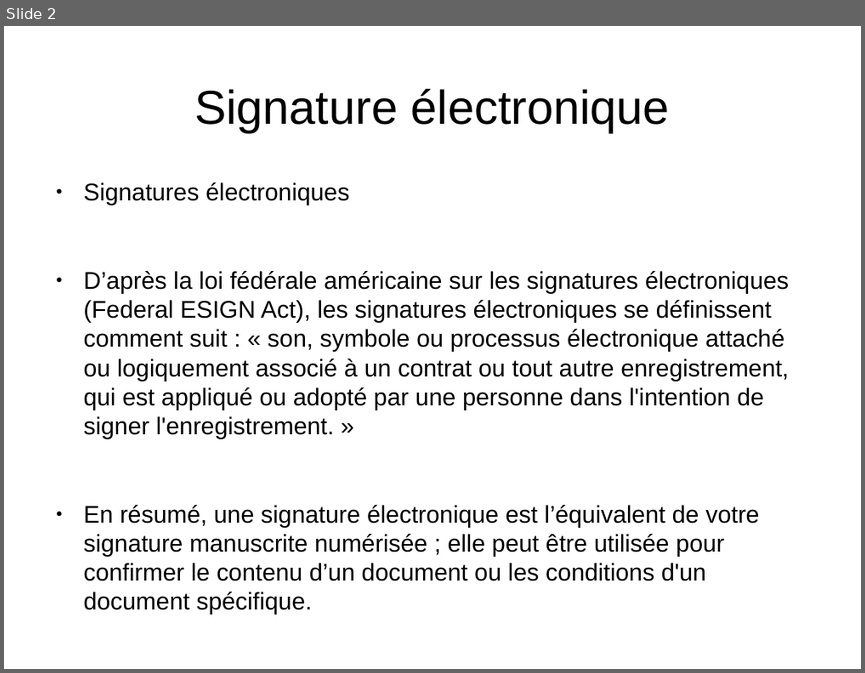
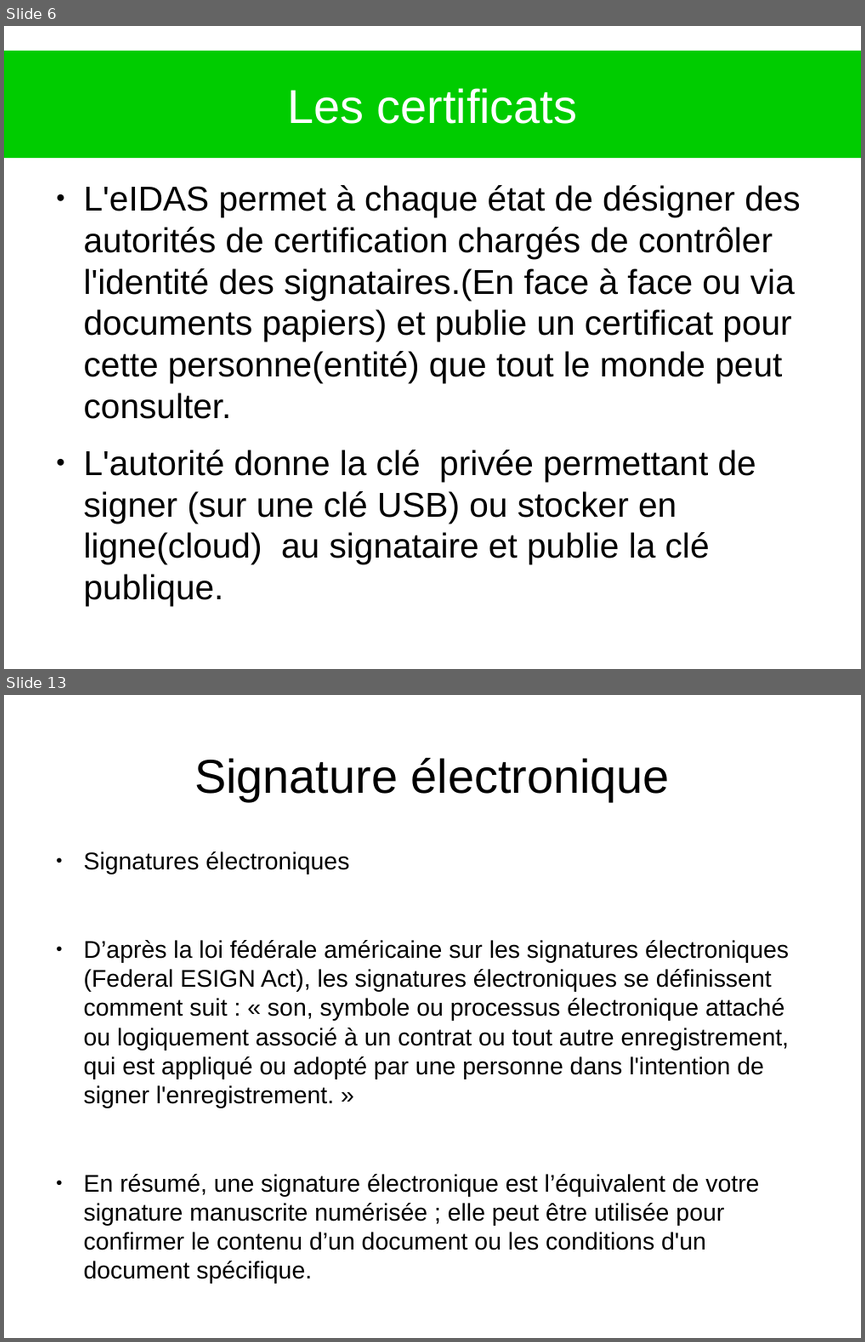
Before and after one commit to heylve/current, a slide deck: Presentations/SignatureElec.odp. Shown one above the other, each under a label of ours: slide 2 before the commit, slides 6 and 13 after it; the slides between them are not shown. The pictures are 865x673 and 865x1342 pixels, drawn with LibreOffice and Linux fonts; fonts in the diff are those of the drawing. Boxes give left, top, right and bottom in pixels: in the first picture for what was removed or moved away, otherwise in the second. Text is boxed around its words. In the diff, an @@ line names an element or a change of style, - is before the commit and + after.

```diff
--- a/Presentations/SignatureElec.odp
+++ b/Presentations/SignatureElec.odp
@@ slide 6 added at (4, 26, 861, 669), background #FFFFFF @@
@@ title added at (4, 50, 861, 158), fill #00CC00, 44 pt, text #FFFFFF @@
+Les certificats
@@ text added at (84, 185, 800, 564), 32 pt, text #000000 @@
+● L'eIDAS permet à chaque état de désigner des autorités de certification chargés de contrôler l'identité des signataires.(En face à face ou via documents papiers) et publie un certificat pour cette personne(entité) que tout le monde peut consulter.
+● L'autorité donne la clé privée permettant de signer (sur une clé USB) ou stocker en ligne(cloud) au signataire et publie la clé publique.
@@ what was slide 2 is now slide 13 @@
```
Also in this commit, not shown: 1 slide changed, 10 other slides added, 5 other files.
